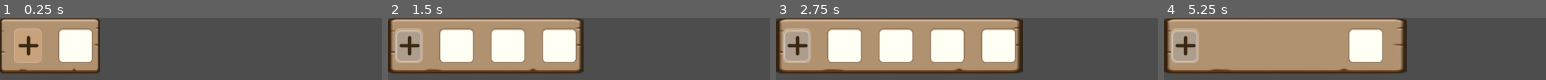
Above: before the commit, frames 1-4 (left to right).
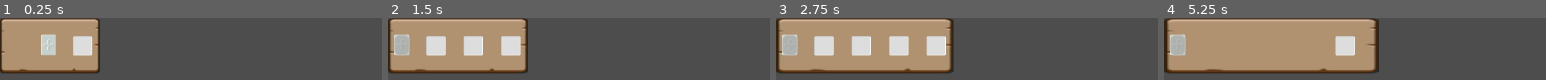
Above: after the commit, the same moments.

Repository: westonkelliher/GodotDemos
Game: Godot game, scene res://blizock.tscn
The game is run twice, just before and just after one commit, with the same random seed, the same clock (stepped at 60 frames per second) and the same inputs. The project has no main scene, so this scene is started directly.
Inputs (mouse positions are in pixels of both pictures, inside the frame that each line leads up to; where the layout moved, square brackets give the same spot in the first picture):
- Up to frame 1 (0.25 s): no input
- Up to frame 2 (1.5 s): click (437, 45) [414, 45] at 0.5 s; click (403, 45) [407, 45] at 1.25 s
- Up to frame 3 (2.75 s): click (791, 45) [795, 45] at 2 s
- Up to frame 4 (5.25 s): tap Enter (ui_accept) at 2.75, 3.02, 3.5, 3.77, 4.25, 5 s

The runs differ from the first frame. In frame 1, 7.1% of the frame differs, in the area x 3-25%, y 16-73%; in frame 2, 29%; in frame 3, 36%, in the area x 0-65%, y 0-89%; in frame 4, 16%.

Commit message:
better containers for Slotting

Diff:
--- a/Slotting/appender.tscn
+++ b/Slotting/appender.tscn
@@ -1,20 +1,7 @@
-[gd_scene load_steps=9 format=3 uid="uid://bfclb2u3qbkb0"]
+[gd_scene load_steps=8 format=3 uid="uid://bfclb2u3qbkb0"]
 
 [ext_resource type="Texture2D" uid="uid://4wkeet8kud4" path="res://plus.png" id="1_cfcw0"]
 [ext_resource type="Script" path="res://appender.gd" id="1_evu5v"]
-
-[sub_resource type="StyleBoxFlat" id="StyleBoxFlat_xktk7"]
-bg_color = Color(0.780392, 0.635294, 0.482353, 1)
-border_width_left = 2
-border_width_top = 3
-border_width_right = 2
-border_width_bottom = 2
-border_color = Color(0.807843, 0.690196, 0.576471, 1)
-border_blend = true
-corner_radius_top_left = 6
-corner_radius_top_right = 6
-corner_radius_bottom_right = 6
-corner_radius_bottom_left = 6
 
 [sub_resource type="Theme" id="Theme_77yxy"]
 
@@ -37,55 +24,45 @@
 [sub_resource type="StyleBoxEmpty" id="StyleBoxEmpty_hidyo"]
 
 [node name="Appender" type="Control"]
-custom_minimum_size = Vector2(60, 60)
+custom_minimum_size = Vector2(40, 50)
 layout_mode = 3
 anchors_preset = 0
-offset_right = 60.0
-offset_bottom = 60.0
+offset_right = 40.0
+offset_bottom = 40.0
 size_flags_horizontal = 10
 size_flags_vertical = 4
 script = ExtResource("1_evu5v")
 
-[node name="PanelC" type="PanelContainer" parent="."]
-custom_minimum_size = Vector2(40, 50)
+[node name="Control" type="Control" parent="."]
+layout_mode = 2
+anchors_preset = 0
+offset_left = 8.0
+offset_top = 8.0
+offset_right = 32.0
+offset_bottom = 40.0
+
+[node name="TextureRect" type="TextureRect" parent="Control"]
+modulate = Color(0.901961, 0.941176, 0.913725, 1)
 layout_mode = 1
 anchors_preset = 8
 anchor_left = 0.5
 anchor_top = 0.5
 anchor_right = 0.5
 anchor_bottom = 0.5
-offset_left = -20.0
-offset_top = -25.0
-offset_right = 20.0
-offset_bottom = 25.0
+offset_left = -12.0
+offset_top = -16.0
+offset_right = 12.0
+offset_bottom = 16.0
 grow_horizontal = 2
 grow_vertical = 2
-scale = Vector2(1.00393, 1)
-size_flags_horizontal = 3
-theme_override_styles/panel = SubResource("StyleBoxFlat_xktk7")
-
-[node name="Control" type="Control" parent="PanelC"]
-layout_mode = 2
-
-[node name="TextureRect" type="TextureRect" parent="PanelC/Control"]
-z_index = 3
-layout_mode = 1
-anchors_preset = 8
-anchor_left = 0.5
-anchor_top = 0.5
-anchor_right = 0.5
-anchor_bottom = 0.5
-offset_left = -15.5
-offset_top = -17.0
-offset_right = 48.5
-offset_bottom = 47.0
-grow_horizontal = 2
-grow_vertical = 2
-scale = Vector2(0.5, 0.5)
 texture = ExtResource("1_cfcw0")
 
-[node name="Button" type="Button" parent="PanelC"]
+[node name="Button" type="Button" parent="."]
 layout_mode = 2
+offset_left = 9.0
+offset_top = 9.0
+offset_right = 31.0
+offset_bottom = 39.0
 theme = SubResource("Theme_77yxy")
 theme_override_colors/icon_normal_color = Color(0, 0, 0.764706, 1)
 theme_override_colors/icon_pressed_color = Color(0, 0.721569, 0, 1)
@@ -98,5 +75,5 @@
 theme_override_styles/pressed = SubResource("StyleBoxFlat_i3rsm")
 theme_override_styles/focus = SubResource("StyleBoxEmpty_hidyo")
 
-[connection signal="button_down" from="PanelC/Button" to="." method="_on_button_button_down"]
-[connection signal="pressed" from="PanelC/Button" to="." method="_on_button_pressed"]
+[connection signal="button_down" from="Button" to="." method="_on_button_button_down"]
+[connection signal="pressed" from="Button" to="." method="_on_button_pressed"]
--- a/Slotting/block.tscn
+++ b/Slotting/block.tscn
@@ -1,18 +1,22 @@
 [gd_scene load_steps=5 format=3 uid="uid://b6cqw71wu5c5k"]
 
 [ext_resource type="Script" path="res://block.gd" id="1_1drfm"]
-[ext_resource type="Texture2D" uid="uid://c34jwtu2l582j" path="res://nine-patch.png" id="1_kvb61"]
+[ext_resource type="Texture2D" uid="uid://b5iurriabm47h" path="res://nine-patch-container.png" id="2_dn3qp"]
 [ext_resource type="PackedScene" uid="uid://1pphg8nkk265" path="res://slot.tscn" id="2_o83nk"]
 [ext_resource type="PackedScene" uid="uid://bfclb2u3qbkb0" path="res://appender.tscn" id="3_o537g"]
 
 [node name="Block" type="MarginContainer"]
 custom_minimum_size = Vector2(100, 50)
+offset_left = 22.0
+offset_top = 13.0
+offset_right = 128.0
+offset_bottom = 75.0
 script = ExtResource("1_1drfm")
 
 [node name="NinePatchRect" type="NinePatchRect" parent="."]
-modulate = Color(0.729412, 0.596078, 0.639216, 1)
+modulate = Color(0.968627, 0.996078, 1, 1)
 layout_mode = 2
-texture = ExtResource("1_kvb61")
+texture = ExtResource("2_dn3qp")
 patch_margin_left = 15
 patch_margin_top = 15
 patch_margin_right = 15
@@ -22,10 +26,10 @@
 
 [node name="Box" type="MarginContainer" parent="."]
 layout_mode = 2
-theme_override_constants/margin_left = 10
-theme_override_constants/margin_top = 10
-theme_override_constants/margin_right = 10
-theme_override_constants/margin_bottom = 10
+theme_override_constants/margin_left = 6
+theme_override_constants/margin_top = 6
+theme_override_constants/margin_right = 6
+theme_override_constants/margin_bottom = 6
 
 [node name="HBox" type="HBoxContainer" parent="Box"]
 layout_mode = 2
--- a/Slotting/project.godot
+++ b/Slotting/project.godot
@@ -13,4 +13,9 @@
 config/name="Slotting"
 run/main_scene="res://main.tscn"
 config/features=PackedStringArray("4.2", "GL Compatibility")
+boot_splash/bg_color=Color(0.141176, 0.141176, 0.141176, 1)
 config/icon="res://icon.svg"
+
+[rendering]
+
+environment/defaults/default_clear_color=Color(0.301961, 0.301961, 0.301961, 1)
--- a/Slotting/slot.tscn
+++ b/Slotting/slot.tscn
@@ -1,19 +1,7 @@
 [gd_scene load_steps=7 format=3 uid="uid://1pphg8nkk265"]
 
 [ext_resource type="Script" path="res://slot.gd" id="1_0gs4n"]
-
-[sub_resource type="StyleBoxFlat" id="StyleBoxFlat_vyc4q"]
-bg_color = Color(1, 1, 0.956863, 1)
-border_width_left = 2
-border_width_top = 3
-border_width_right = 2
-border_width_bottom = 2
-border_color = Color(0.529412, 0.415686, 0.309804, 1)
-border_blend = true
-corner_radius_top_left = 6
-corner_radius_top_right = 6
-corner_radius_bottom_right = 6
-corner_radius_bottom_left = 6
+[ext_resource type="Texture2D" uid="uid://dyyirbv112ig6" path="res://slot.png" id="2_6g2fh"]
 
 [sub_resource type="StyleBoxEmpty" id="StyleBoxEmpty_fwn52"]
 
@@ -34,7 +22,6 @@
 [sub_resource type="StyleBoxEmpty" id="StyleBoxEmpty_hidyo"]
 
 [node name="Slot" type="MarginContainer"]
-anchors_preset = -1
 theme_override_constants/margin_left = 10
 theme_override_constants/margin_top = 10
 theme_override_constants/margin_right = 10
@@ -44,15 +31,23 @@
 [node name="C" type="MarginContainer" parent="."]
 layout_mode = 2
 
-[node name="PanelC" type="PanelContainer" parent="."]
-custom_minimum_size = Vector2(50, 50)
+[node name="PanelC" type="NinePatchRect" parent="."]
+custom_minimum_size = Vector2(30, 30)
 layout_mode = 2
 size_flags_horizontal = 4
 size_flags_vertical = 4
-theme_override_styles/panel = SubResource("StyleBoxFlat_vyc4q")
+texture = ExtResource("2_6g2fh")
+patch_margin_left = 3
+patch_margin_top = 3
+patch_margin_right = 3
+patch_margin_bottom = 3
 
 [node name="Button" type="Button" parent="PanelC"]
 layout_mode = 2
+offset_left = 2.0
+offset_top = 2.0
+offset_right = 28.0
+offset_bottom = 28.0
 theme_override_colors/icon_hover_pressed_color = Color(0.537255, 0.513726, 0.572549, 1)
 theme_override_styles/normal = SubResource("StyleBoxEmpty_fwn52")
 theme_override_styles/hover = SubResource("StyleBoxFlat_cw2nf")
Binary file added: Slotting/nine-patch-container.png
Not shown, added: Slotting/nine-patch-container.png.import
Binary file changed: Slotting/plus.png
Binary file added: Slotting/slot.png
Not shown, added: Slotting/slot.png.import
